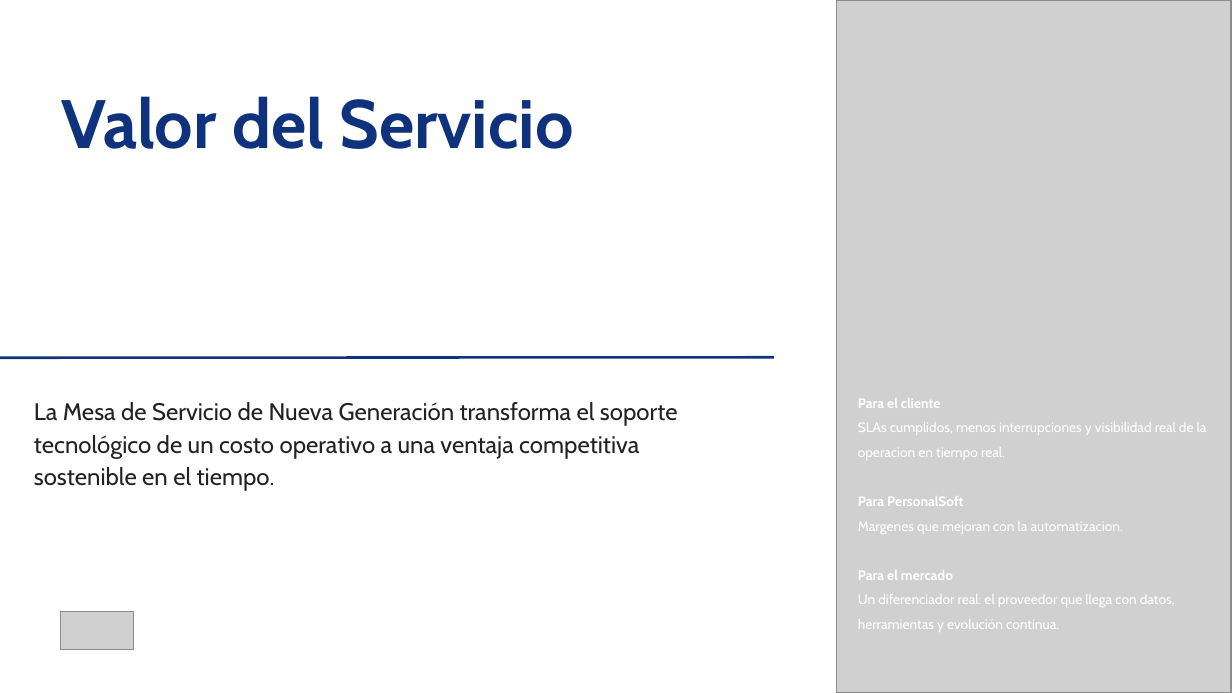
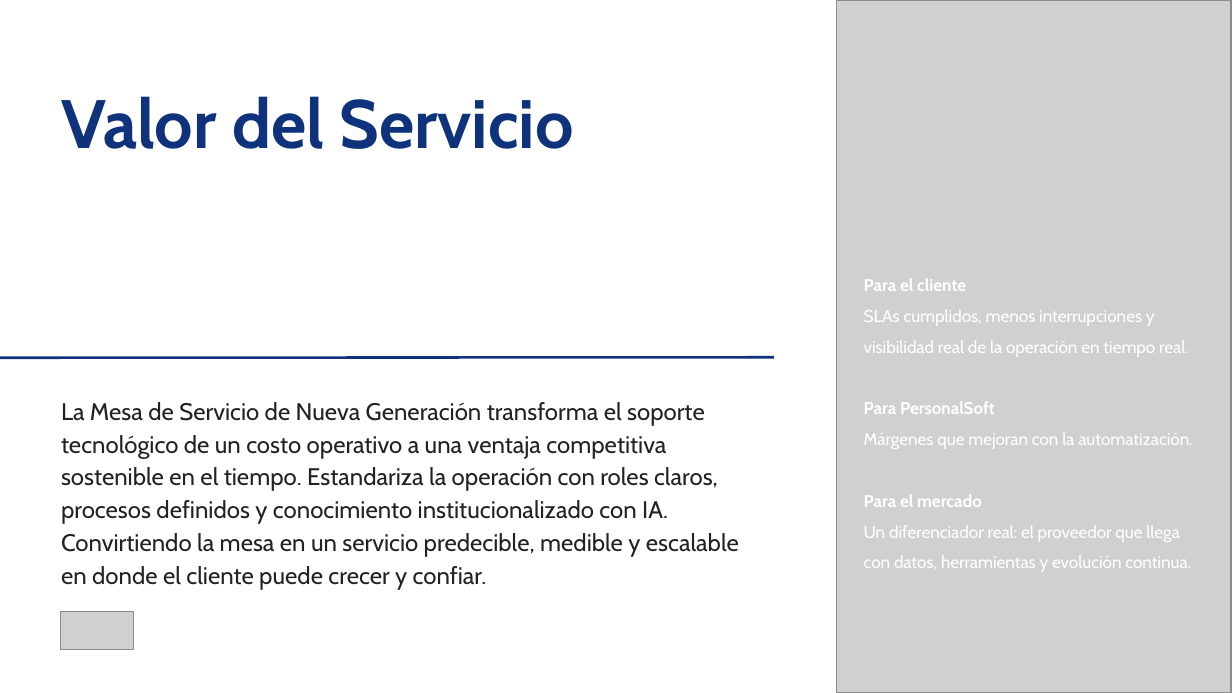
Before and after one commit to nataliazarthapersonalsoft/mesadeservicio-modernizacionaplicaciones, a slide deck: slide 2 of 04-planning/roadmaps/Mesa de Servicio Roadmap Julio.pptx. Drawn at 1232x693 pixels with LibreOffice and Linux fonts; fonts in the diff are those of the drawing; grey boxes stand for pictures. Boxes give left, top, right and bottom in pixels: in the first picture for what was removed or moved away, otherwise in the second. Text is boxed around its words. In the diff, an @@ line names an element or a change of style, - is before the commit and + after.

```diff
--- a/04-planning/roadmaps/Mesa de Servicio Roadmap Julio.pptx
+++ b/04-planning/roadmaps/Mesa de Servicio Roadmap Julio.pptx
@@ text "Para el cliente": place and size @@
-text "Para el cliente" at bbox=[858, 398, 1207, 632]
+text "Para el cliente" at bbox=[864, 279, 1193, 572]
@@ text at bbox=[864, 279, 1191, 572]: size 8 to 10 pt in "Para el cliente", "Para PersonalSoft", "Para el mercado", "Un diferenciador real: el proveedor que llega ..." @@
@@ text at bbox=[864, 310, 1189, 353]: text changed; size 8 to 10 pt @@
-SLAs cumplidos, menos interrupciones y visibilidad real de la operacion en tiempo real.
+SLAs cumplidos, menos interrupciones y visibilidad real de la operación en tiempo real.
@@ text at bbox=[61, 402, 739, 590]: text changed @@
-La Mesa de Servicio de Nueva Generación transforma el soporte tecnológico de un costo operativo a una ventaja competitiva sostenible en el tiempo.
+La Mesa de Servicio de Nueva Generación transforma el soporte tecnológico de un costo operativo a una ventaja competitiva sostenible en el tiempo. Estandariza la operación con roles claros, procesos definidos y conocimiento institucionalizado con IA. Convirtiendo la mesa en un servicio predecible, medible y escalable en donde el cliente puede crecer y confiar.
@@ text at bbox=[864, 433, 1193, 449]: text changed; size 8 to 10 pt @@
-Margenes que mejoran con la automatizacion.
+Márgenes que mejoran con la automatización.
```
Also in this commit, not shown: 6 other slides changed, 1 slide removed, 1 other file.
